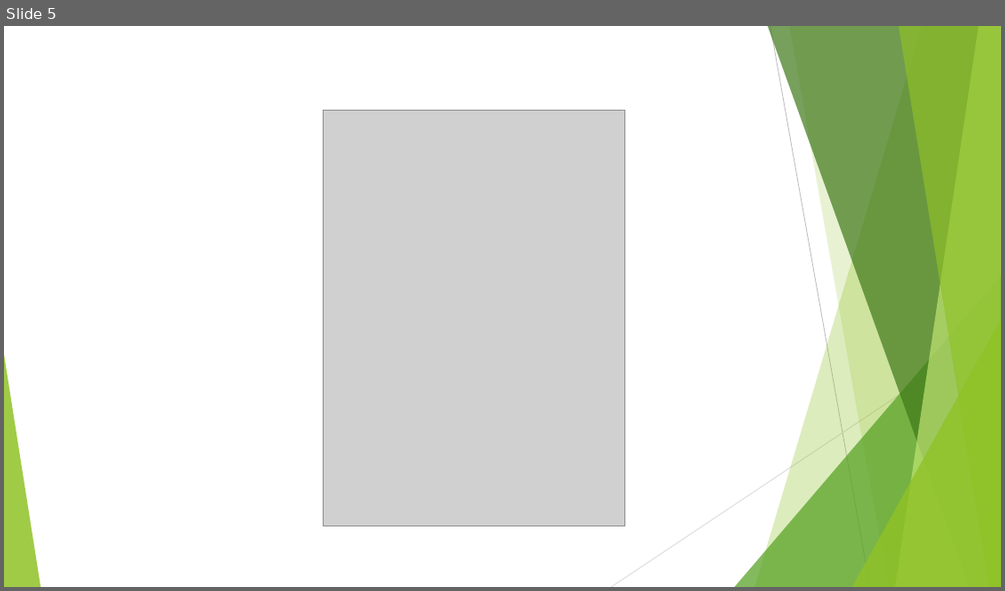
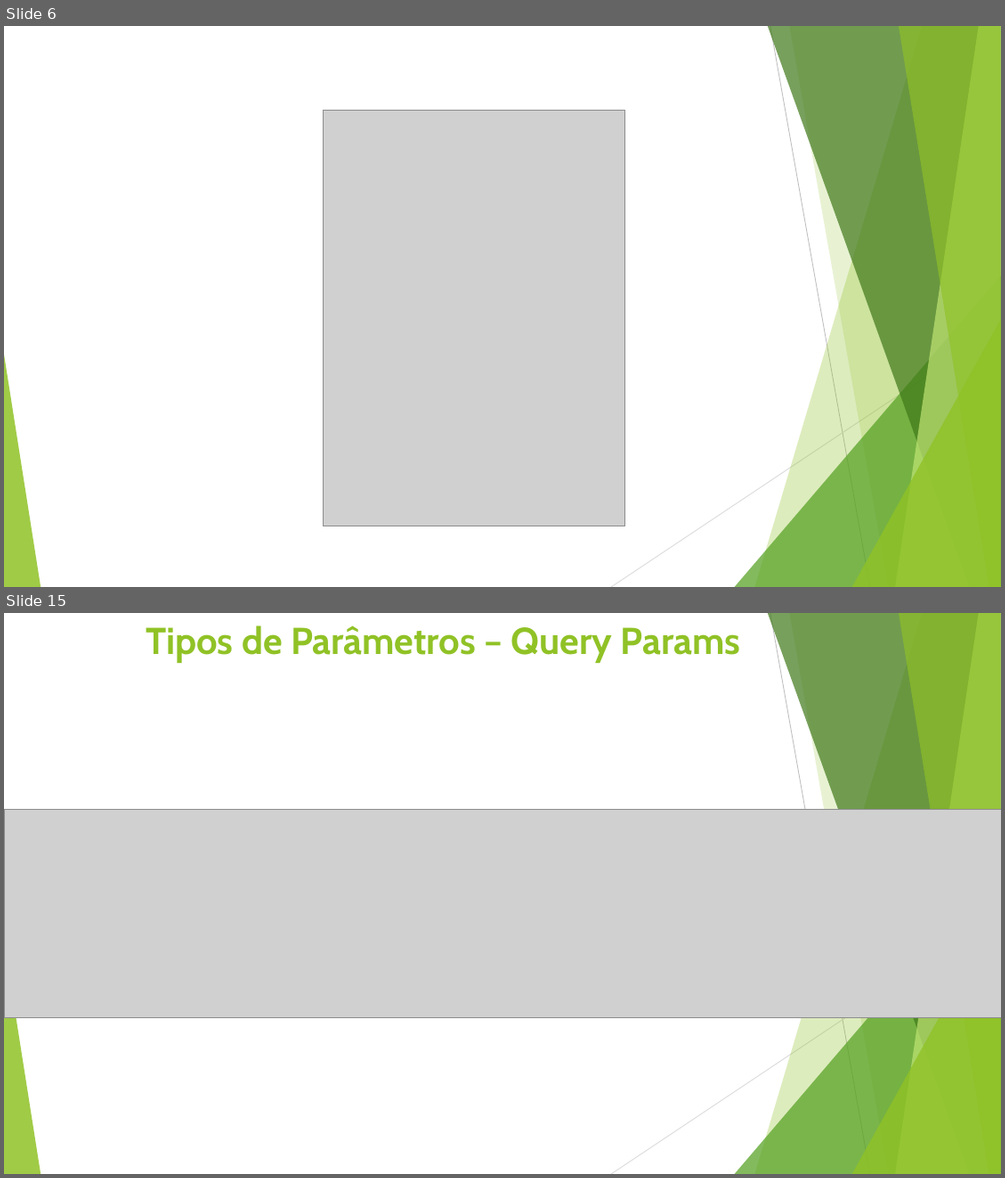
Before and after one commit to leandrocgsi/RestWithASP-NETUdemy, a slide deck: Documents/Understending RESTFul API's .pptx. Shown one above the other, each under a label of ours: slide 5 before the commit, slides 6 and 15 after it; the slides between them are not shown. The pictures are 1005x591 and 1005x1178 pixels, drawn with LibreOffice and Linux fonts; fonts in the diff are those of the drawing; grey boxes stand for pictures. Boxes give left, top, right and bottom in pixels: in the first picture for what was removed or moved away, otherwise in the second. Text is boxed around its words. In the diff, an @@ line names an element or a change of style, - is before the commit and + after.

```diff
--- a/Documents/Understending RESTFul API's .pptx
+++ b/Documents/Understending RESTFul API's .pptx
@@ slide 15 added at box(4, 613, 1001, 1174), background #FFFFFF; not listed: 10 template elements that a slide beside it also shows @@
@@ title added at box(146, 625, 741, 663), 36 pt, text #90C226, bold @@
+Tipos de Parâmetros – Query Params
@@ picture added at box(4, 809, 1001, 1017) @@
@@ what was slide 5 is now slide 6 @@
```
Also in this commit, not shown: 5 slides changed, 47 other slides added, 47 slides removed, 3 other files.
